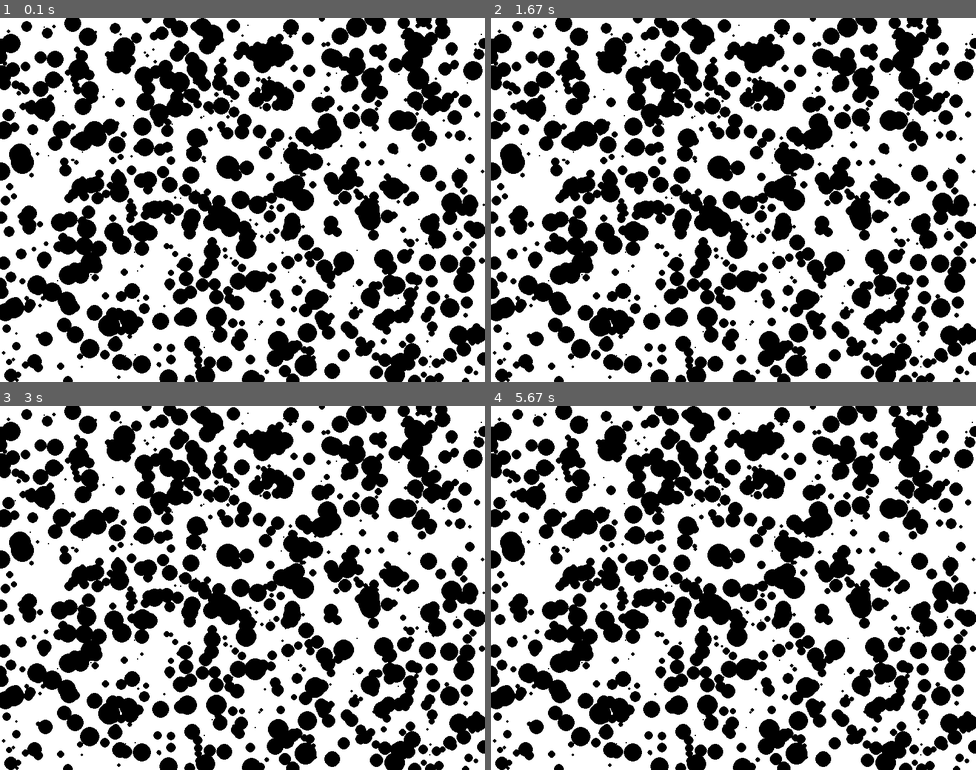
Above: before the commit, frames 1-4 (two rows, left to right).
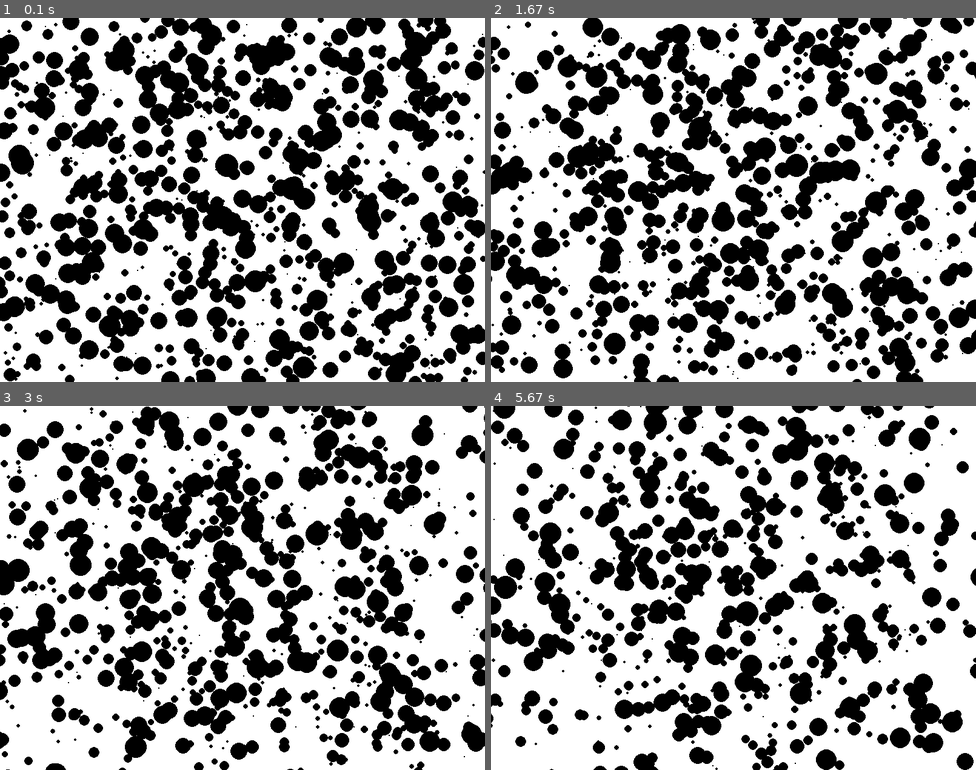
Above: after the commit, the same moments.

Repository: rafal-majewski/cellular-life-simulation
Game: pygame game, started from src/__main__.py
Same seed, same stepped clock (60 frames per second), same inputs: the game is played once before the commit and once after it.
Inputs:
- Up to frame 1 (0.1 s): no input
- Up to frame 2 (1.67 s): no input
- Up to frame 3 (3 s): no input
- Up to frame 4 (5.67 s): no input

The runs differ from the first frame. In frame 1, 9.2% of the frame differs, in the area x 0-100%, y 0-100%; in frame 2, 46%; in frame 3, 47%; in frame 4, 48%.

Commit message:
game calls world.tick

Diff:
--- a/src/__main__.py
+++ b/src/__main__.py
@@ -21,6 +21,10 @@
 					random.random() * 800 - 400,
 					random.random() * 600 - 300
 				),
+				velocity=Point2(
+					random.random() * 80 - 40,
+					random.random() * 80 - 40
+				),
 				mass=1,
 				radius=(random.random()) ** 0.2 * (random.random()) * 20
 			)
--- a/src/game/Game.py
+++ b/src/game/Game.py
@@ -1,5 +1,7 @@
+from typing import Optional
 from src.abstractcamera.AbstractCamera import AbstractCamera
 from src.engine.World import World
+import time
 
 
 class Game:
@@ -9,9 +11,18 @@
 		world: World,
 		camera: AbstractCamera,
 	) -> None:
-		self.world = world
-		self.camera = camera
+		self.world: World = world
+		self.camera: AbstractCamera = camera
+		self.lastDisplayTimestamp: Optional[float] = None
+
+	def display(self) -> None:
+		self.lastDisplayTimestamp = time.time()
+		self.camera.display(self.world)
 
 	def start(self) -> None:
+		self.display()
 		while True:
-			self.camera.display(self.world)
+			currentTimestamp: float = time.time()
+			deltaTime: float = currentTimestamp - (self.lastDisplayTimestamp or time.time())
+			self.world.tick(deltaTime)
+			self.display()
